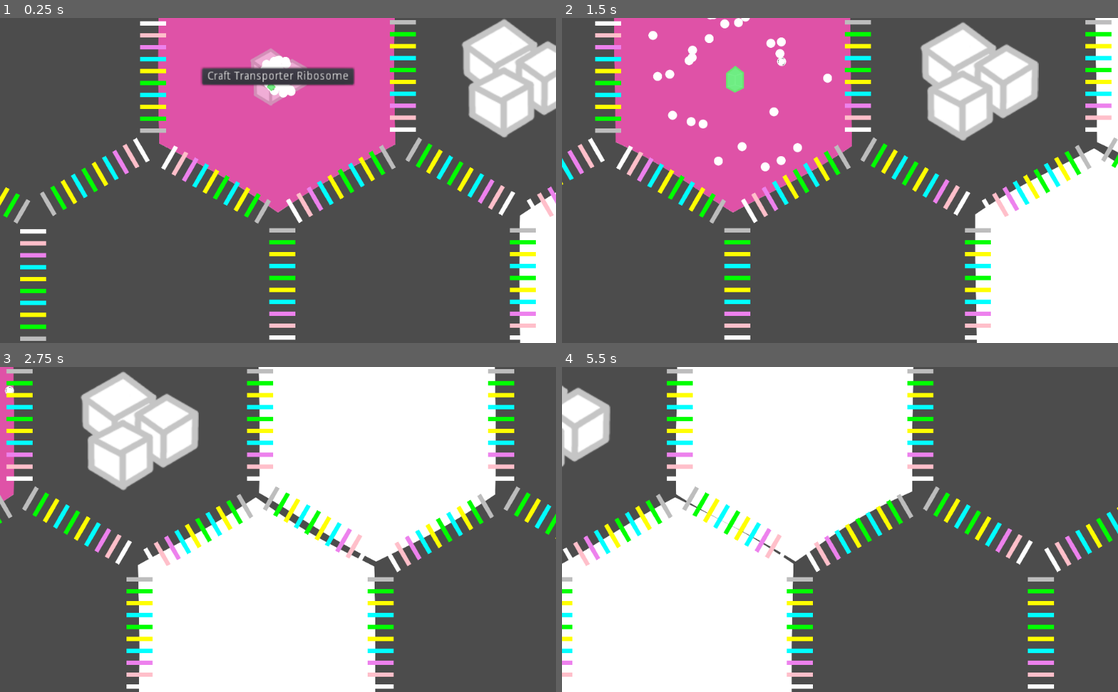
Above: before the commit, frames 1-4 (two rows, left to right).
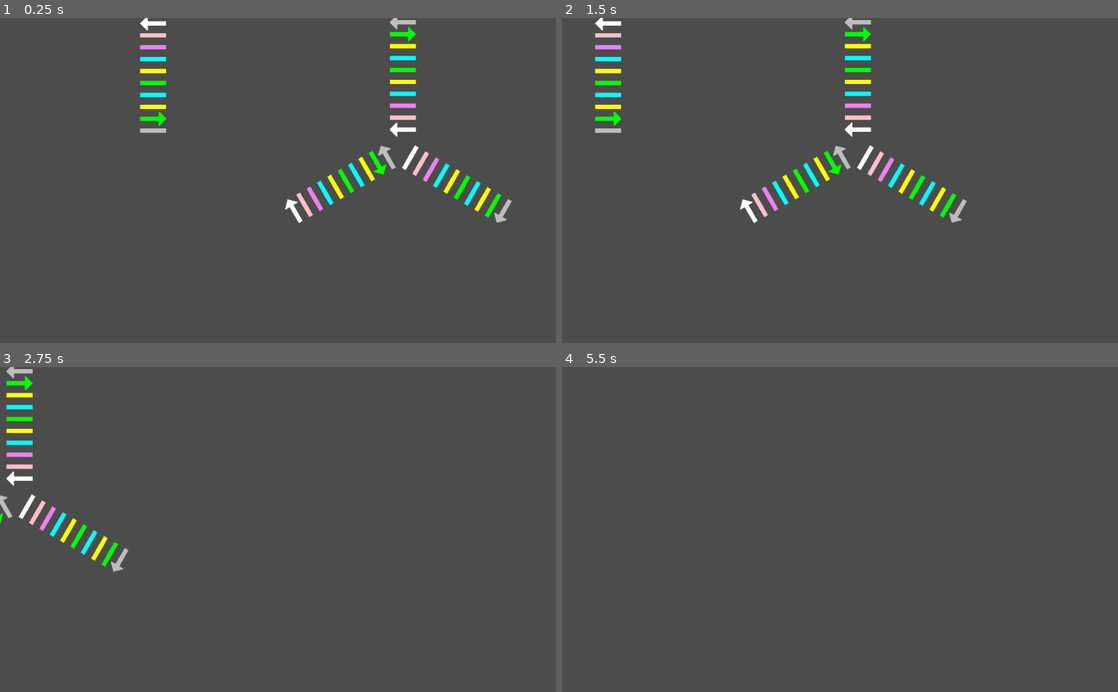
Above: after the commit, the same moments.

Repository: tobyp/hackathon2020
Game: Godot game, scene res://main.tscn
Same seed, same stepped clock (60 frames per second), same inputs: the game is played once before the commit and once after it.
Inputs (mouse positions are in pixels of both pictures, inside the frame that each line leads up to):
- Up to frame 1 (0.25 s): no input
- Up to frame 2 (1.5 s): click (840, 76) at 0.5 s, where only the run before the commit has a clickable "Craft Transporter Ribosome"; tap Enter at 1.25 s; move the mouse to (962, 164) at 1.27 s; hold D from 1.28 s (still down); click (962, 164) at 1.42 s
- Up to frame 3 (2.75 s): release D at 2 s; drag from (166, 545) to (250, 594) at 2.02 s
- Up to frame 4 (5.5 s): click (578, 370) at 2.77 s; move the mouse to (895, 458) at 3.52 s; hold D 3.53-4.25 s; drag from (812, 594) to (673, 480) at 4.27 s; move the mouse to (1006, 578) at 5.02 s; hold A from 5.03 s (still down)

The runs differ from the first frame. In frame 1, 31% of the frame differs, in the area x 0-100%, y 0-100%; in frame 2, 44%; in frame 3, 52%; in frame 4, 47%.

Commit message:
Poison Signs in cells!

Diff:
--- a/cells/cell.gd
+++ b/cells/cell.gd
@@ -45,9 +45,17 @@
 
 func set_poison(poison: int, value: float):
 	if value <= 0.0:
+		if poisons.has(poison):
+			var poison_particle_type = Globals.poison_type_get_particle_type(poison)
+			if poison_particle_type != -1:
+				self.remove_particles(poison_particle_type, 1)
 		self.poisons.erase(poison)
 		self.poison_recoveries.erase(poison)
 	else:
+		if not self.poisons.has(poison):
+			var poison_particle_type = Globals.poison_type_get_particle_type(poison)
+			if poison_particle_type != -1:
+				self.add_particles(poison_particle_type, 1)
 		self.poisons[poison] = value
 	if poison == Globals.PoisonType.ANTI_BIOMASS:
 		$Gfx.material.set_shader_param("percentage", 1.0 - clamp(value, 0, 1.0))
@@ -86,7 +94,9 @@
 	if type == type_:
 		return
 	type = type_
+
 	$Gfx.visible = type == Globals.CellType.NORMAL
+	$GfxResource.visible = type == Globals.CellType.RESOURCE
 	if type != Globals.CellType.NORMAL:
 		_free_particle_nodes(_take_nonfactory_nodes())
 	else:
--- a/cells/cell.tscn
+++ b/cells/cell.tscn
@@ -1,10 +1,11 @@
-[gd_scene load_steps=14 format=2]
+[gd_scene load_steps=16 format=2]
 
 [ext_resource path="res://cells/cell.gd" type="Script" id=1]
 [ext_resource path="res://blend_shader.shader" type="Shader" id=2]
 [ext_resource path="res://textures/hex2.png" type="Texture" id=3]
 [ext_resource path="res://textures/hex.png" type="Texture" id=4]
 [ext_resource path="res://textures/sugar.png" type="Texture" id=5]
+[ext_resource path="res://textures/hex_gray.png" type="Texture" id=6]
 
 [sub_resource type="SegmentShape2D" id=1]
 a = Vector2( 0, -512 )
@@ -35,6 +36,12 @@
 shader_param/percentage = 0.0
 shader_param/wobbleSpeed = 1.0
 shader_param/blend_tex = ExtResource( 3 )
+
+[sub_resource type="ShaderMaterial" id=9]
+shader = ExtResource( 2 )
+shader_param/percentage = 0.0
+shader_param/wobbleSpeed = 1.5
+shader_param/blend_tex = ExtResource( 6 )
 
 [sub_resource type="Animation" id=8]
 resource_name = "Warning"
@@ -96,6 +103,12 @@
 scale = Vector2( 0.85, 0.85 )
 texture = ExtResource( 4 )
 
+[node name="GfxResource" type="Sprite" parent="."]
+visible = false
+material = SubResource( 9 )
+scale = Vector2( 0.87, 0.87 )
+texture = ExtResource( 6 )
+
 [node name="WarningAnimationPlayer" type="AnimationPlayer" parent="."]
 anims/Warning = SubResource( 8 )
 
--- a/cells/cell_particle.gd
+++ b/cells/cell_particle.gd
@@ -71,6 +71,16 @@
 		Globals.ParticleType.ANTI_MITOCHONDRION:
 			image_name = "sugar"
 			scale = Vector2(5, 5)
+		Globals.ParticleType.POISON_ALCOHOL:
+			image_name = "poison_flammable"
+			scale = Vector2(2, 2)
+		Globals.ParticleType.POISON_LYE:
+			image_name = "poison_corrosive"
+			scale = Vector2(2, 2)
+		Globals.ParticleType.POISON_PLUTONIUM:
+			image_name = "poison_radioactive"
+			scale = Vector2(2, 2)
+
 
 	if Globals.particle_type_is_in_transporter(type):
 		$InnerSprite.texture = load("res://textures/%s.png" % image_name)
--- a/globals.gd
+++ b/globals.gd
@@ -24,6 +24,10 @@
 
 	# Uses the energy of your pc to create sugar, lives in sugar cells, but is very shy so you never see it
 	ANTI_MITOCHONDRION,
+	# These have the thankless job of carrying the hazard icons (you can't actually see the particles themselves, the signs are so big)
+	POISON_ALCOHOL,
+	POISON_LYE,
+	POISON_PLUTONIUM,
 }
 
 enum CellType {
@@ -35,6 +39,7 @@
 	ANTI_BIOMASS,
 	ALCOHOL,
 	LYE,
+	PLUTONIUM,
 }
 
 enum TechType {
@@ -102,6 +107,12 @@
 			return true
 		ParticleType.ANTI_MITOCHONDRION:
 			return true
+		ParticleType.POISON_ALCOHOL:
+			return true
+		ParticleType.POISON_LYE:
+			return true
+		ParticleType.POISON_PLUTONIUM:
+			return true
 	return false
 
 static func particle_type_is_in_transporter(particle: int) -> bool:
@@ -126,9 +137,21 @@
 			return "Alcohol"
 		PoisonType.LYE:
 			return "Lye"
+		PoisonType.PLUTONIUM:
+			return "Plutonium"
 		PoisonType.ANTI_BIOMASS:
 			return "Anti-Biomass"
 	return "Unknown Poison"
+
+static func poison_type_get_particle_type(poison: int) -> int:
+	match poison:
+		PoisonType.ALCOHOL:
+			return ParticleType.POISON_ALCOHOL
+		PoisonType.LYE:
+			return ParticleType.POISON_LYE
+		PoisonType.PLUTONIUM:
+			return ParticleType.POISON_PLUTONIUM
+	return -1
 
 static func cell_type_get_name(type: int) -> String:
 	match type:
--- a/main.gd
+++ b/main.gd
@@ -5,13 +5,12 @@
 func _ready():
 	OS.set_window_title("Hackathon 2020")
 
-	$HexGrid.generate_grid(5)
+	# $HexGrid.generate_grid(5)
+	# $HexGrid.discover_cell($HexGrid.create_cell(1,0))
+	# $HexGrid.discover_cell($HexGrid.create_cell(2,0))
+	# $HexGrid.discover_cell($HexGrid.create_cell(1,1))
 
-	$HexGrid.discover_cell($HexGrid.create_cell(1,0))
-	$HexGrid.discover_cell($HexGrid.create_cell(2,0))
-	$HexGrid.discover_cell($HexGrid.create_cell(1,1))
-
-	# debug_populate()
+	debug_populate()
 
 	var edges = $HexGrid.get_undirected_node_connections()
 	for connection in edges:
@@ -37,7 +36,8 @@
 
 	var cell3 = $HexGrid.create_cell(0,1)
 	cell3.set_poison(Globals.PoisonType.ANTI_BIOMASS, 0.0)
-	cell3.add_particles(Globals.ParticleType.PROTEIN_WHITE, 20)
+	cell3.add_particles(Globals.ParticleType.PROTEIN_WHITE, 40)
+	cell3.add_particles(Globals.ParticleType.QUEEN, 1)
 
 	var cell4 = $HexGrid.create_cell(0,-1)
 	cell4.set_poison(Globals.PoisonType.ANTI_BIOMASS, 0.0)
@@ -46,28 +46,31 @@
 
 	var cell5 = $HexGrid.create_cell(-1,-1)
 	cell5.set_poison(Globals.PoisonType.ALCOHOL, 1.0)
+	cell5.add_particles(Globals.ParticleType.POISON_ALCOHOL, 1)
+	cell5.type = Globals.CellType.RESOURCE
 
 	var cell6 = $HexGrid.create_cell(-1,0)
 	cell6.set_poison(Globals.PoisonType.ANTI_BIOMASS, 0.0)
 	cell6.add_particles(Globals.ParticleType.ANTI_MITOCHONDRION, 1)
 	cell6.type = Globals.CellType.RESOURCE
 
+	# "A Diffusion of Whites"
 	cell1.set_output_rule(Globals.ParticleType.PROTEIN_WHITE, cell2, true)
 	cell1.set_output_rule(Globals.ParticleType.PROTEIN_WHITE, cell3, true)
 	cell2.set_output_rule(Globals.ParticleType.PROTEIN_WHITE, cell4, true)
 	cell3.set_output_rule(Globals.ParticleType.PROTEIN_WHITE, cell2, true)
 	cell4.set_output_rule(Globals.ParticleType.PROTEIN_WHITE, cell1, true)
-	cell4.set_output_rule(Globals.ParticleType.ENZYME_ALCOHOL, cell5, true)
+
+	# Sugar production
 	cell1.set_output_rule(Globals.ParticleType.PROTEIN_TRANSPORTER, cell6, true)
 	cell6.set_output_rule(Globals.ParticleType.SUGAR, cell1, true)
+	# Sugar transport
+	cell1.set_output_rule(Globals.ParticleType.SUGAR, cell2, true)
+	cell1.set_output_rule(Globals.ParticleType.SUGAR, cell3, true)
+	cell1.set_output_rule(Globals.ParticleType.SUGAR, cell4, true)
+	cell2.set_output_rule(Globals.ParticleType.PROTEIN_TRANSPORTER, cell1, true)
+	cell3.set_output_rule(Globals.ParticleType.PROTEIN_TRANSPORTER, cell1, true)
+	cell4.set_output_rule(Globals.ParticleType.PROTEIN_TRANSPORTER, cell1, true)
 
-	var edges = $HexGrid.get_undirected_node_connections()
-	for connection in edges:
-		var start_cell = $HexGrid.create_cell(connection[0].x, connection[0].y)
-		var start_pos = start_cell.position
-		var end_cell = $HexGrid.create_cell(connection[1].x, connection[1].y)
-		var end_pos = end_cell.position
-		var middle = 0.5 * (start_pos + end_pos)
-		var the_angle = (start_pos.direction_to(end_pos)).angle()
-		# print("the middle of "+str(start_pos)+" and "+str(end_pos)+" is "+str(middle)+ ", angl "+str(the_angle))
-		$HexGrid.create_tunnels(middle, the_angle, start_cell, end_cell)
+	# Breaking down the Alcohol
+	cell4.set_output_rule(Globals.ParticleType.ENZYME_ALCOHOL, cell5, true)
Binary file added: textures/hex_gray.png
Not shown, added: textures/hex_gray.png.import
